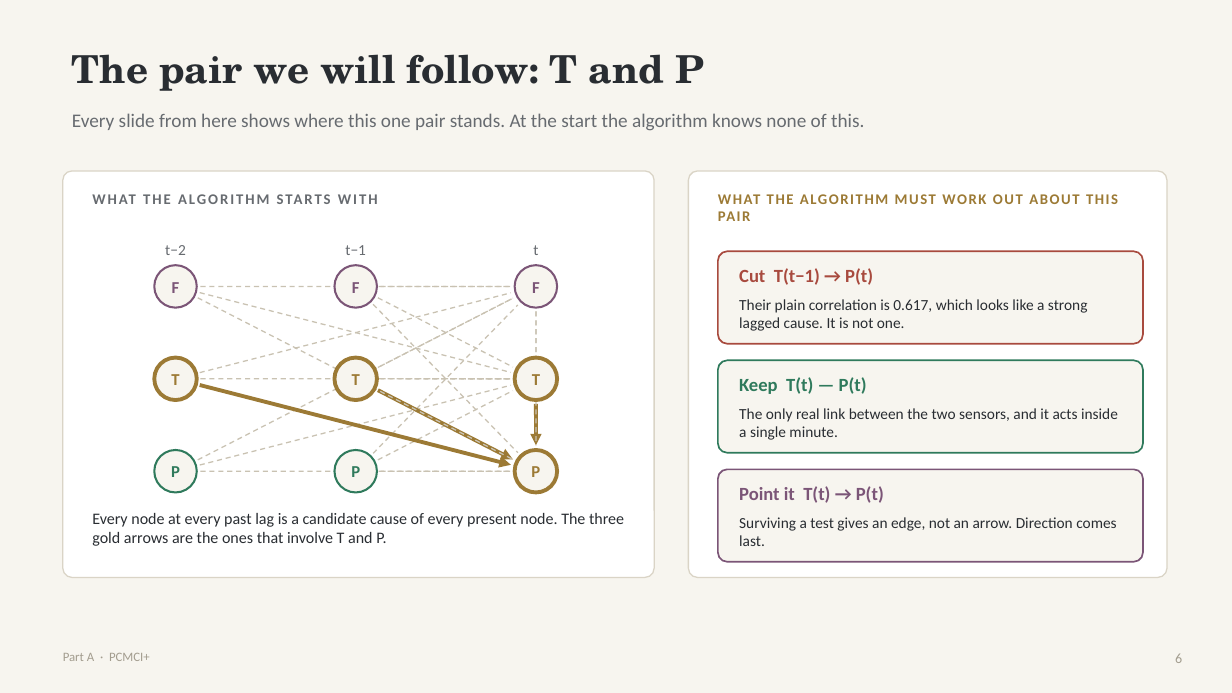
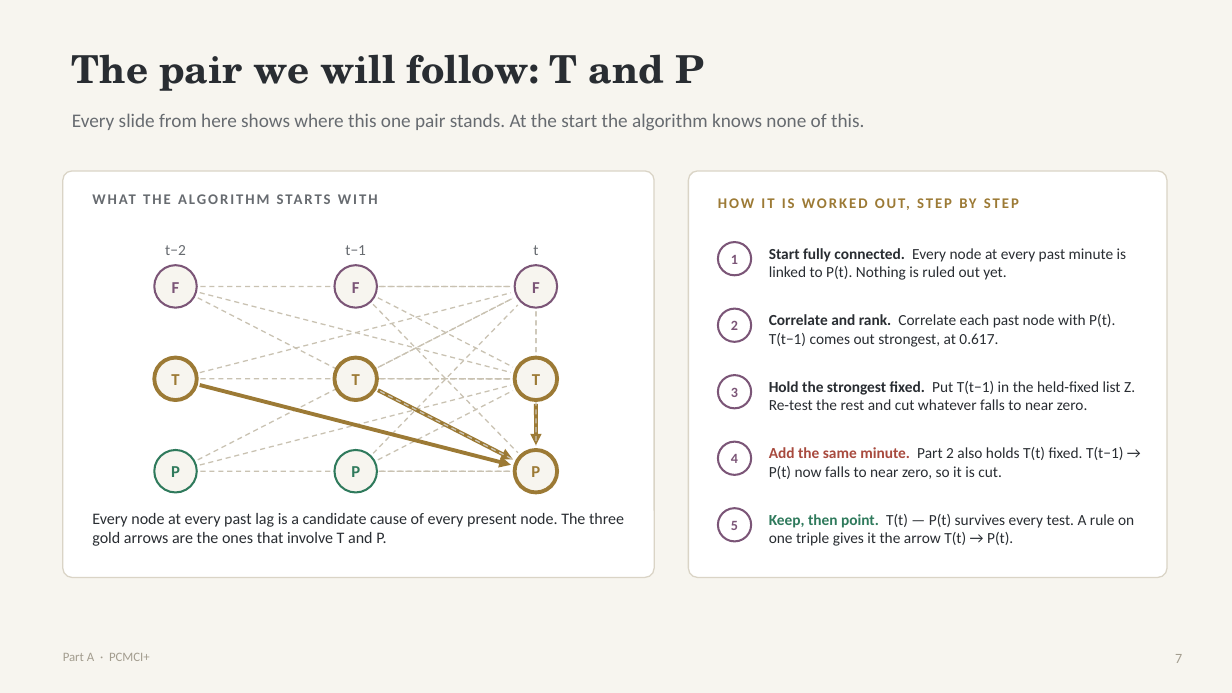
Before and after one commit to H-N-Chavda/Root-Cause-Detection, a slide deck: slide 7 of presentations/week9/rcd_combined_deck.pptx (slide 6 before the commit). Drawn at 1232x693 pixels with LibreOffice and Linux fonts; fonts in the diff are those of the drawing. Boxes give left, top, right and bottom in pixels: in the first picture for what was removed or moved away, otherwise in the second. Text is boxed around its words. In the diff, an @@ line names an element or a change of style, - is before the commit and + after.

```diff
--- a/presentations/week9/rcd_combined_deck.pptx
+++ b/presentations/week9/rcd_combined_deck.pptx
@@ text at [959, 198, 976, 208]: text changed @@
-WHAT THE ALGORITHM MUST WORK OUT ABOUT THIS PAIR
+HOW IT IS WORKED OUT, STEP BY STEP
@@ rounded rectangle removed at [718, 251, 1143, 344] @@
@@ ellipse added at [718, 242, 751, 275], fill #FFFFFF, outline #7B5577 1.6 pt, 11 pt, text #7B5577, bold @@
+1
@@ text at [769, 248, 1127, 280]: text changed; size 14.5 to 12 pt; text colour #A84A3E to #292D32; bold off @@
-Cut T(t−1) → P(t)
+Start fully connected. Every node at every past minute is linked to P(t). Nothing is ruled out yet.
@@ text removed at [739, 299, 1088, 331] @@
-Their plain correlation is 0.617, which looks like a strong lagged cause. It is not one.
@@ ellipse added at [718, 309, 751, 342], fill #FFFFFF, outline #7B5577 1.6 pt, 11 pt, text #7B5577, bold @@
+2
@@ text added at [769, 314, 1115, 347], 12 pt, text #292D32 @@
+Correlate and rank. Correlate each past node with P(t). T(t−1) comes out strongest, at 0.617.
@@ rounded rectangle removed at [718, 360, 1143, 453] @@
@@ ellipse added at [718, 375, 751, 409], fill #FFFFFF, outline #7B5577 1.6 pt, 11 pt, text #7B5577, bold @@
+3
@@ text removed at [739, 377, 867, 394] @@
-Keep T(t) — P(t)
@@ text at [769, 381, 1135, 410]: text changed @@
-The only real link between the two sensors, and it acts inside a single minute.
+Hold the strongest fixed. Put T(t−1) in the held-fixed list Z. Re-test the rest and cut whatever falls to near zero.
@@ ellipse added at [718, 442, 751, 475], fill #FFFFFF, outline #7B5577 1.6 pt, 11 pt, text #7B5577, bold @@
+4
@@ text at [769, 447, 1123, 479]: text changed; size 14.5 to 12 pt; text colour #7B5577 to #292D32; bold off @@
-Point it T(t) → P(t)
+Add the same minute. Part 2 also holds T(t) fixed. T(t−1) → P(t) now falls to near zero, so it is cut.
@@ rounded rectangle removed at [718, 470, 1143, 562] @@
@@ ellipse added at [718, 508, 751, 542], fill #FFFFFF, outline #7B5577 1.6 pt, 11 pt, text #7B5577, bold @@
+5
@@ text removed at [739, 517, 1116, 546] @@
-Surviving a test gives an edge, not an arrow. Direction comes last.
@@ text added at [769, 514, 1134, 546], 12 pt, text #292D32 @@
+Keep, then point. T(t) — P(t) survives every test. A rule on one triple gives it the arrow T(t) → P(t).
@@ page number at [1175, 654, 1182, 663]: text changed @@
-6
+7
```
Also in this commit, not shown: 5 other slides changed, 15 slides added, 5 slides removed, 1 other file.
